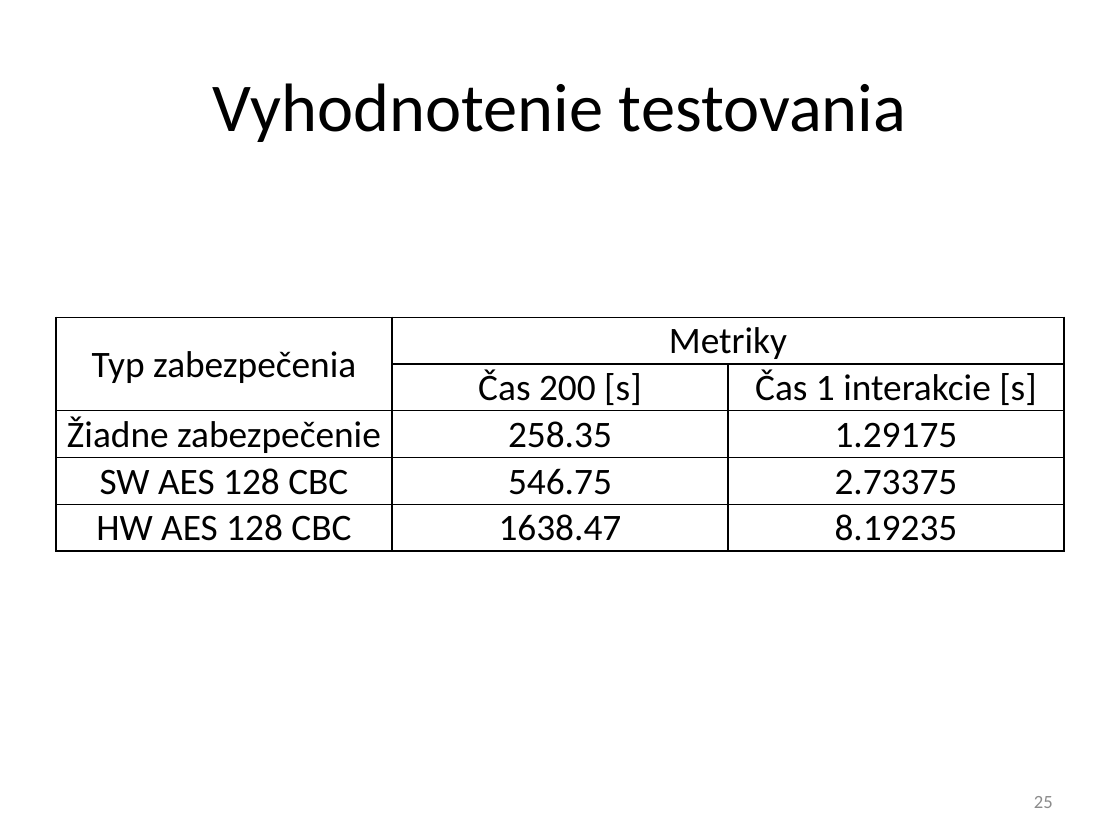
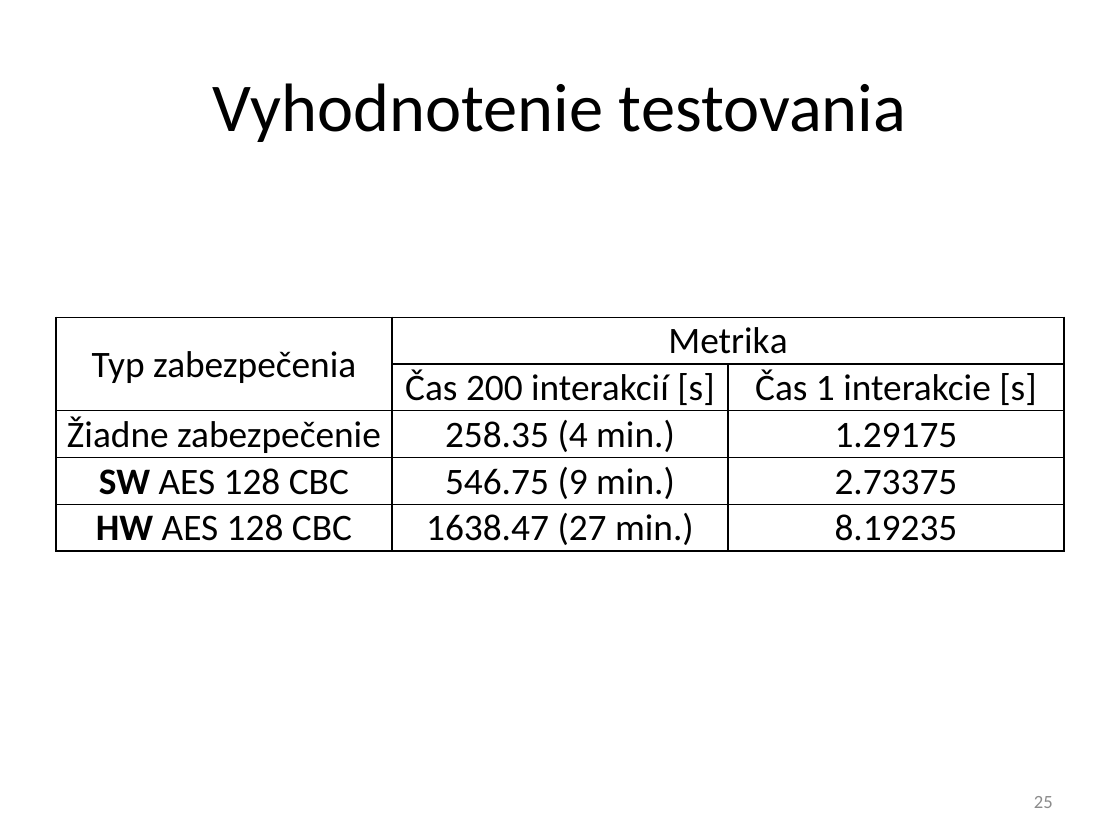
Before and after one commit to javacard-FOSS-applets/nrf6310-pca10007, a slide deck: slide 25 of Obhajoba/xdoubravsky_dp.pptx. Drawn at 1120x840 pixels with LibreOffice and Linux fonts; fonts in the diff are those of the drawing. Boxes give left, top, right and bottom in pixels: in the first picture for what was removed or moved away, otherwise in the second. Text is boxed around its words. In the diff, an @@ line names an element or a change of style, - is before the commit and + after.

```diff
--- a/Obhajoba/xdoubravsky_dp.pptx
+++ b/Obhajoba/xdoubravsky_dp.pptx
@@ table at (56,317,1064,549) @@
-row 1, column 2: Metriky
+row 1, column 2: Metrika
-row 2, column 2: Čas 200 [s]
+row 2, column 2: Čas 200 interakcií [s]
-row 3, column 2: 258.35
+row 3, column 2: 258.35 (4 min.)
-row 4, column 2: 546.75
+row 4, column 2: 546.75 (9 min.)
-row 5, column 2: 1638.47
+row 5, column 2: 1638.47 (27 min.)
@@ bold on in "SW", "HW" @@
```
Also in this commit, not shown: 23 other slides changed, 1 slide removed.
